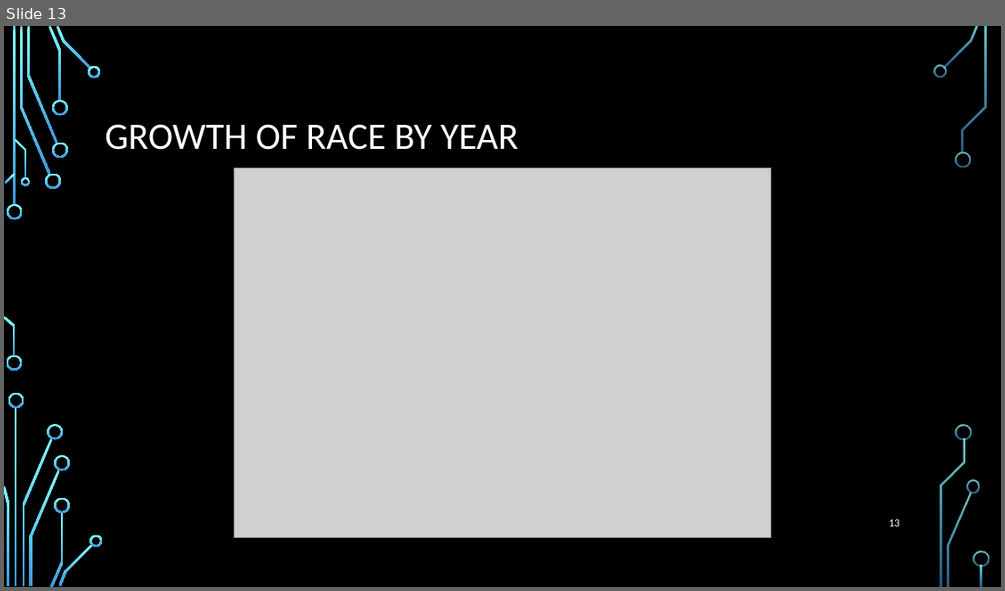
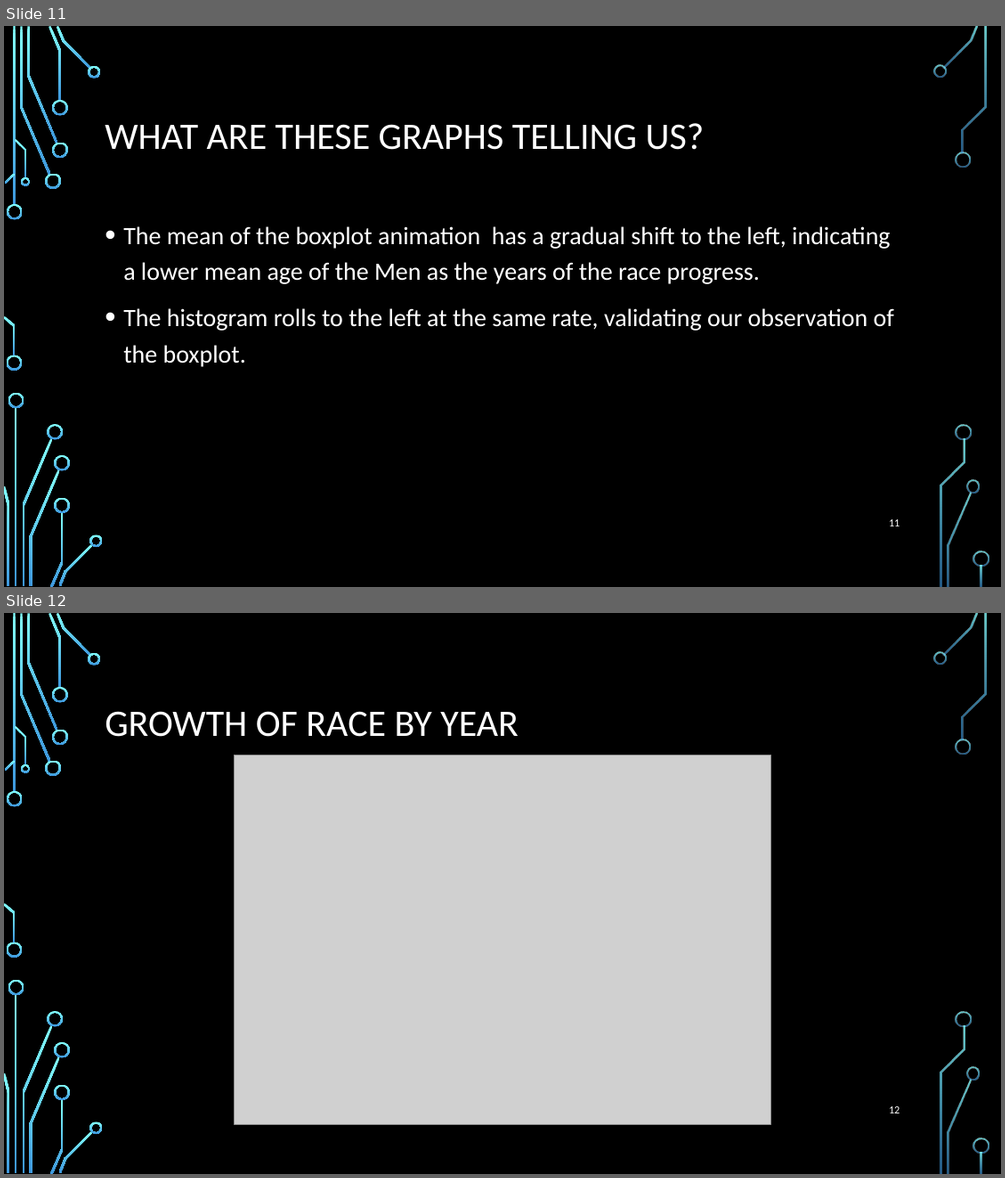
Before and after one commit to elkinst65/QTW_08, a slide deck: infographic.pptx. Shown one above the other, each under a label of ours: slide 13 before the commit, slides 11 and 12 after it. The pictures are 1005x591 and 1005x1178 pixels, drawn with LibreOffice and Linux fonts; fonts in the diff are those of the drawing; grey boxes stand for pictures; background and template pictures are left out. Boxes give left, top, right and bottom in pixels: in the first picture for what was removed or moved away, otherwise in the second. Text is boxed around its words. In the diff, an @@ line names an element or a change of style, - is before the commit and + after.

```diff
--- a/infographic.pptx
+++ b/infographic.pptx
@@ slide 11 added at (4,26,1001,587), background picture (left out); not listed: 36 template elements that a slide beside it also shows @@
@@ title added at (105,123,704,150), 36 pt, text #FFFFFF @@
+WHAT ARE THESE GRAPHS TELLING US?
@@ text added at (123,226,894,367), 24 pt, text #FFFFFF @@
+• The mean of the boxplot animation has a gradual shift to the left, indicating a lower mean age of the Men as the years of the race progress.
+• The histogram rolls to the left at the same rate, validating our observation of the boxplot.
@@ page number added at (889,519,899,526), 10.5 pt, text #FFFFFF @@
+11
@@ what was slide 13 is now slide 12 @@
@@ page number at (889,1106,899,1113): text changed @@
-13
+12
```
Also in this commit, not shown: 6 slides changed, 1 other slide added, 2 slides removed.
